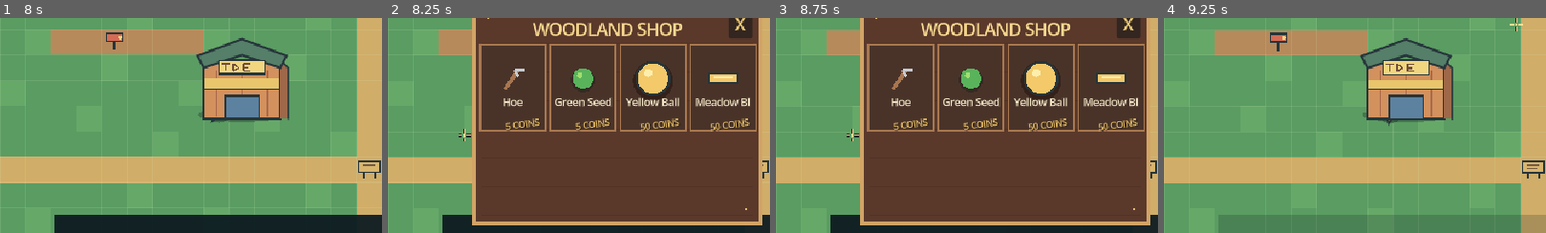
Above: before the commit, frames 1-4 (left to right).
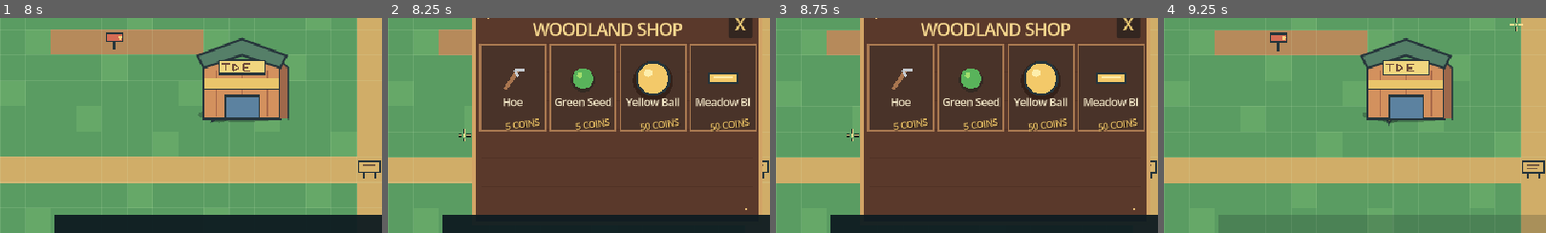
Above: after the commit, the same moments.

Repository: Neikos0493/Project_Grow
Game: Godot game, scene res://MainMenu.tscn
Two runs of this game, one before a commit and one after it. Both use one fixed random seed, a clock stepped at 60 frames per second and the inputs below.
Inputs (mouse positions are % of the whole screen's width and height, from its top left):
- Up to frame 1 (8 s): click "START JOURNEY" at 0.5 s; tap Enter (ui_accept) at 1.25, 1.52, 2.27, 3.77, 4.52, 5.27, 5.75, 6.77, 7.52 s; move the mouse to (72, 45) at 1.27 s; press the mouse at (72, 45) at 1.28 s; hold D (move_right) 1.28-2.03 s; move the mouse to (30, 55) at 2.02 s; release the mouse at (30, 55) at 2.03 s; hold S (move_down) 2.03-2.78 s; tap E (interact) at 2.1 s; click (30, 55) at 2.17 s; move the mouse to (60, 28) at 2.77 s; hold D (move_right) 2.78-3.53 s; tap 1 at 2.85 s; click (60, 28) at 2.92 s; move the mouse to (45, 70) at 3.52 s; hold W (move_up) 3.53-4.28 s; tap 2 at 3.6 s; click (45, 70) at 3.67 s; move the mouse to (80, 65) at 4.27 s; hold A (move_left) 4.28-5.78 s; tap 3 at 4.35 s; click (80, 65) at 4.42 s; move the mouse to (20, 35) at 5.02 s; tap 4 at 5.1 s; click (20, 35) at 5.17 s; move the mouse to (55, 50) at 5.77 s; hold S (move_down) 5.78-6.53 s; tap 5 at 5.85 s; click (55, 50) at 5.92 s; move the mouse to (35, 25) at 6.52 s; hold D (move_right) 6.53-7.28 s; tap Q at 6.6 s; click (35, 25) at 6.67 s; move the mouse to (72, 45) at 7.27 s; press the mouse at (72, 45) at 7.28 s; hold W (move_up) from 7.28 s (still down)
- Up to frame 2 (8.25 s): move the mouse to (30, 55) at 8.02 s; release W (move_up) at 8.03 s; release the mouse at (30, 55) at 8.03 s; hold D (move_right) from 8.03 s (still down); tap E (interact) at 8.1 s; click (30, 55) at 8.17 s
- Up to frame 3 (8.75 s): keep holding D (move_right); tap Enter (ui_accept) at 8.27 s
- Up to frame 4 (9.25 s): release D (move_right) at 8.75 s; click "X" at 8.75 s
The pictures show only the part of the screen within x 20-70%, y 28-78%; the shares and areas given below are measured in that part.

Frame 1 is identical in both runs. In frame 2, 3.7% of the frame differs, in the area x 22-98%, y 91-97%; in frame 3, 3.7%; in frame 4, nothing differs.

Commit message:
Add shop resale price tooltip

Diff:
--- a/Main.tscn
+++ b/Main.tscn
@@ -174,6 +174,7 @@
 text = "E  Interact"
 
 [node name="ToastBox" type="ColorRect" parent="HUD"]
+z_index = 20
 offset_left = 260.0
 offset_top = -142.0
 offset_right = 700.0
@@ -193,6 +194,21 @@
 grow_vertical = 2
 mouse_filter = 2
 script = ExtResource("7_inventory_hud")
+
+[node name="InventorySellTooltip" type="Label" parent="HUD"]
+offset_left = 0.0
+offset_top = 0.0
+offset_right = 180.0
+offset_bottom = 44.0
+mouse_filter = 2
+visible = false
+theme_override_colors/font_color = Color(0.98, 0.86, 0.57, 1)
+theme_override_colors/font_outline_color = Color(0.055, 0.11, 0.13, 0.98)
+theme_override_constants/outline_size = 4
+theme_override_font_sizes/font_size = 13
+text = "SELL PRICE"
+horizontal_alignment = 1
+vertical_alignment = 1
 
 [node name="ShopPanel" type="Control" parent="HUD"]
 offset_left = 300.0
--- a/scripts/inventory.gd
+++ b/scripts/inventory.gd
@@ -15,7 +15,7 @@
 		"show_count": false,
 		"max_stack": 1,
 		"icon": "hoe",
-		"sell_price": 0,
+		"sell_price": 2,
 		"buy_price": 5,
 		"description": "Tills nearby grass into plantable soil.",
 	},
@@ -26,7 +26,7 @@
 		"show_count": true,
 		"max_stack": MAX_STACK,
 		"icon": "green_seed",
-		"sell_price": 0,
+		"sell_price": 2,
 		"buy_price": 5,
 		"description": "Plant it on tilled soil to grow a meadow plant.",
 	},
@@ -37,7 +37,7 @@
 		"show_count": false,
 		"max_stack": 1,
 		"icon": "yellow_ball",
-		"sell_price": 0,
+		"sell_price": 25,
 		"buy_price": 50,
 		"description": "Launches a bright projectile through the meadow.",
 	},
@@ -48,7 +48,7 @@
 		"show_count": false,
 		"max_stack": 1,
 		"icon": "melee_weapon",
-		"sell_price": 0,
+		"sell_price": 25,
 		"buy_price": 50,
 		"description": "Swings a short yellow blade that lightly knocks back monsters.",
 	},
--- a/scripts/main.gd
+++ b/scripts/main.gd
@@ -23,6 +23,7 @@
 @onready var projectiles: Node2D = $Projectiles
 @onready var plants: Node2D = $Plants
 @onready var inventory_hud: MeadowInventoryHud = $HUD/InventoryBar
+@onready var inventory_sell_tooltip: Label = $HUD/InventorySellTooltip
 @onready var coin_label: Label = $HUD/TopBar/CoinLabel
 @onready var health_label: Label = $HUD/TopBar/HealthLabel
 @onready var shop_panel: MeadowShopPanel = $HUD/ShopPanel
@@ -39,6 +40,8 @@
 var radar_open := false
 var plant_entities: Dictionary = {}
 var _last_prompt := ""
+var _inventory_sell_tooltip_slot := -1
+var _inventory_sell_tooltip_item_id := ""
 var _toast_tween: Tween
 var _respawn_hold_elapsed := 0.0
 var _respawn_triggered_for_death := false
@@ -86,16 +89,20 @@
 		world.queue_redraw()
 	if player.dead:
 		prompt_box.hide()
+		_clear_inventory_sell_tooltip()
 		_update_respawn_hold(delta)
 		return
 	if not shop_open:
 		_try_pickup()
 	if radar_open:
 		prompt_box.hide()
+		_clear_inventory_sell_tooltip()
 		return
 	if shop_open:
 		prompt_box.hide()
-		return
+		_update_inventory_sell_tooltip()
+		return
+	_clear_inventory_sell_tooltip()
 	var next_prompt := world.get_interaction_prompt(player.global_position, player.facing)
 	if next_prompt == _last_prompt:
 		return
@@ -211,6 +218,7 @@
 	melee_weapon.cancel_swing()
 	shop_open = true
 	player.controls_locked = true
+	_clear_inventory_sell_tooltip()
 	shop_panel.clear_hover()
 	shop_panel.show()
 	prompt_box.hide()
@@ -219,6 +227,7 @@
 func _close_shop() -> void:
 	shop_open = false
 	player.controls_locked = player.dead
+	_clear_inventory_sell_tooltip()
 	shop_panel.clear_hover()
 	shop_panel.hide()
 	_last_prompt = ""
@@ -247,15 +256,55 @@
 		return
 	var slot := inventory.get_slot(slot_index)
 	var item_id := str(slot.get("id", ""))
-	if item_id != PLANT:
-		_show_toast("Only plants can be sold here.")
+	if item_id.is_empty():
 		return
 	var price := inventory.get_sell_price(item_id)
-	if price <= 0 or not inventory.remove_from_slot(slot_index):
+	if price <= 0:
+		_show_toast("%s cannot be sold here." % inventory.get_item_name(item_id))
+		return
+	if not inventory.remove_from_slot(slot_index):
 		return
 	coins += price
 	_refresh_coins()
-	_show_toast("Sold 1 plant for %d coins." % price)
+	_show_toast("Sold 1 %s for %d coins." % [inventory.get_item_name(item_id), price])
+	_inventory_sell_tooltip_slot = -1
+	_update_inventory_sell_tooltip()
+
+func _update_inventory_sell_tooltip() -> void:
+	if not shop_open or player.dead:
+		_clear_inventory_sell_tooltip()
+		return
+	var mouse_position := get_viewport().get_mouse_position()
+	var slot_index := inventory_hud.get_slot_at_viewport_position(mouse_position)
+	if slot_index < 0:
+		_clear_inventory_sell_tooltip()
+		return
+	var slot := inventory.get_slot(slot_index)
+	var item_id := str(slot.get("id", ""))
+	if item_id.is_empty() or int(slot.get("count", 0)) <= 0:
+		_clear_inventory_sell_tooltip()
+		return
+	var price := inventory.get_sell_price(item_id)
+	if price <= 0:
+		_clear_inventory_sell_tooltip()
+		return
+	if _inventory_sell_tooltip_slot != slot_index or _inventory_sell_tooltip_item_id != item_id:
+		inventory_sell_tooltip.text = "%s\nSELL PRICE: %d COINS" % [inventory.get_item_name(item_id), price]
+		_inventory_sell_tooltip_slot = slot_index
+		_inventory_sell_tooltip_item_id = item_id
+	var tooltip_size := inventory_sell_tooltip.size
+	var viewport_size := get_viewport_rect().size
+	var position := mouse_position + Vector2(14.0, -tooltip_size.y - 10.0)
+	position.x = clampf(position.x, 8.0, viewport_size.x - tooltip_size.x - 8.0)
+	position.y = clampf(position.y, 8.0, viewport_size.y - tooltip_size.y - 8.0)
+	inventory_sell_tooltip.position = position
+	inventory_sell_tooltip.show()
+
+func _clear_inventory_sell_tooltip() -> void:
+	_inventory_sell_tooltip_slot = -1
+	_inventory_sell_tooltip_item_id = ""
+	inventory_sell_tooltip.text = ""
+	inventory_sell_tooltip.hide()
 
 func _drop_selected_item() -> void:
 	var item_id := inventory.get_selected_item_id()
@@ -382,6 +431,7 @@
 	_reset_respawn_hold()
 	death_overlay.hide()
 	shop_open = false
+	_clear_inventory_sell_tooltip()
 	shop_panel.clear_hover()
 	shop_panel.hide()
 	prompt_box.hide()
